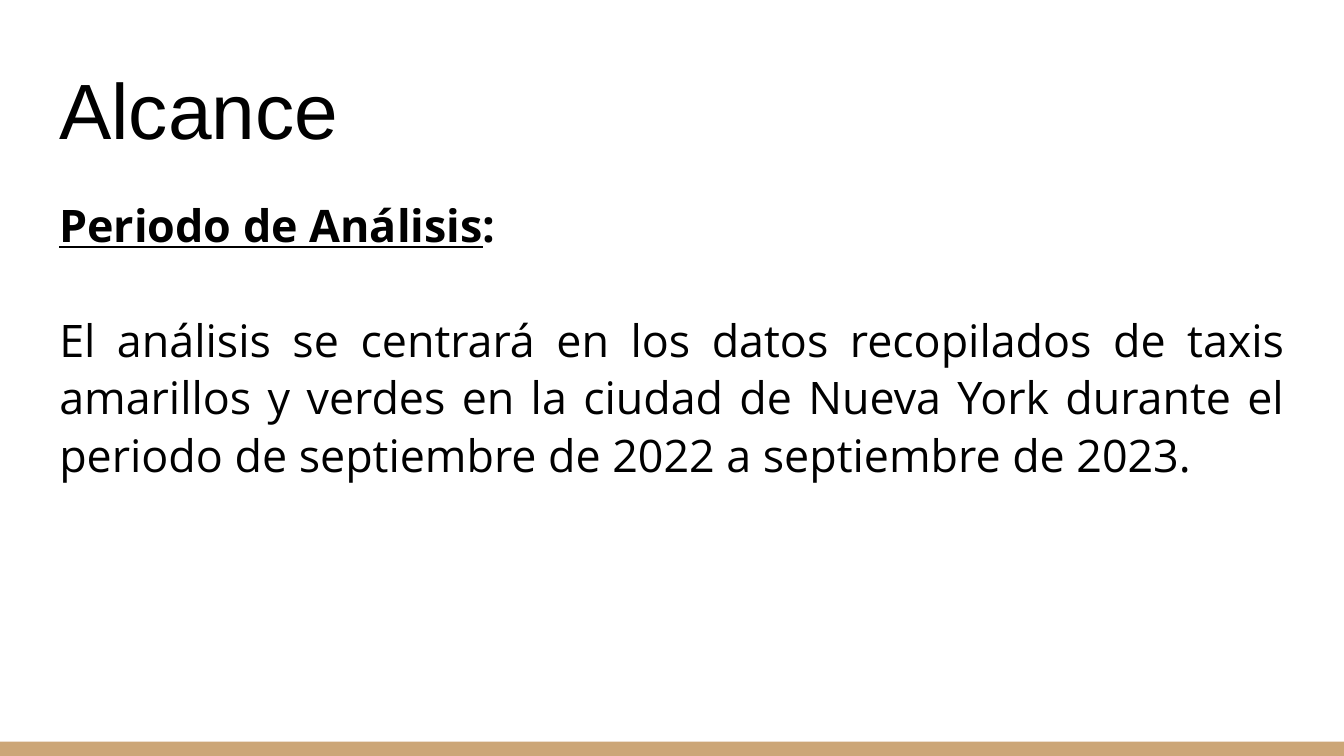
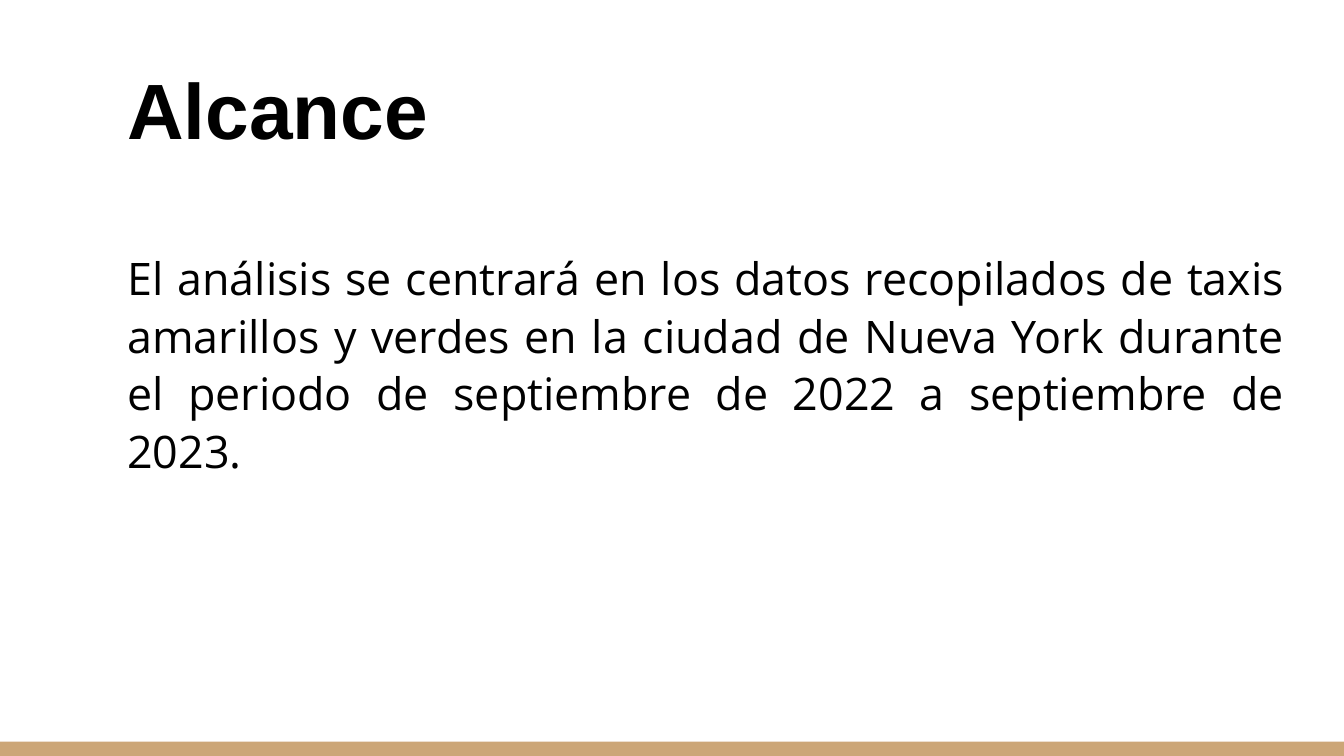
Before and after one commit to Chinaskidev/Dataminds-Consulting, a slide deck: slide 5 of Documentacion/Sprint_1/Demo_Sprint_1.pptx. Drawn at 1344x756 pixels with LibreOffice and Linux fonts; fonts in the diff are those of the drawing. Boxes give left, top, right and bottom in pixels: in the first picture for what was removed or moved away, otherwise in the second. Text is boxed around its words. In the diff, an @@ line names an element or a change of style, - is before the commit and + after.

```diff
--- a/Documentacion/Sprint_1/Demo_Sprint_1.pptx
+++ b/Documentacion/Sprint_1/Demo_Sprint_1.pptx
@@ title "Alcance": place and size @@
-title "Alcance" at box(59, 82, 338, 140)
+title "Alcance" at box(127, 82, 428, 140)
@@ title "Alcance" at box(127, 82, 428, 140): bold on @@
@@ text at box(59, 207, 496, 248): paragraph removed @@
-Periodo de Análisis:
@@ text "El análisis se centrará en ...": place and size @@
-text "El análisis se centrará en ..." at box(59, 207, 1284, 483)
+text "El análisis se centrará en ..." at box(127, 260, 1285, 469)
```
Also in this commit, not shown: 8 other slides changed, 2 slides added, 5 slides removed, 2 other files.
